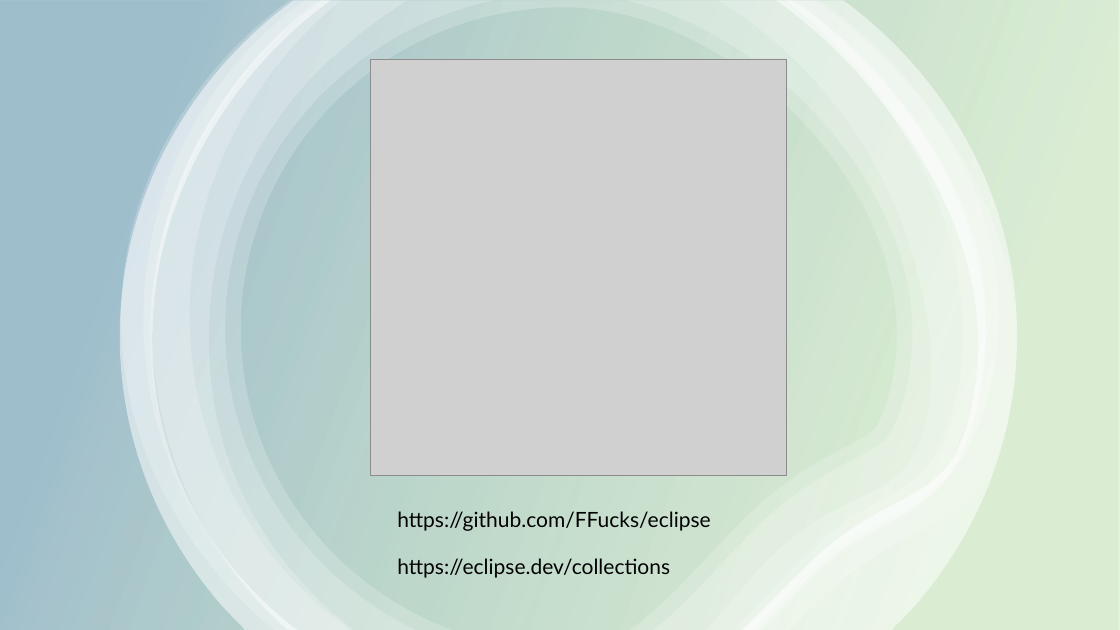
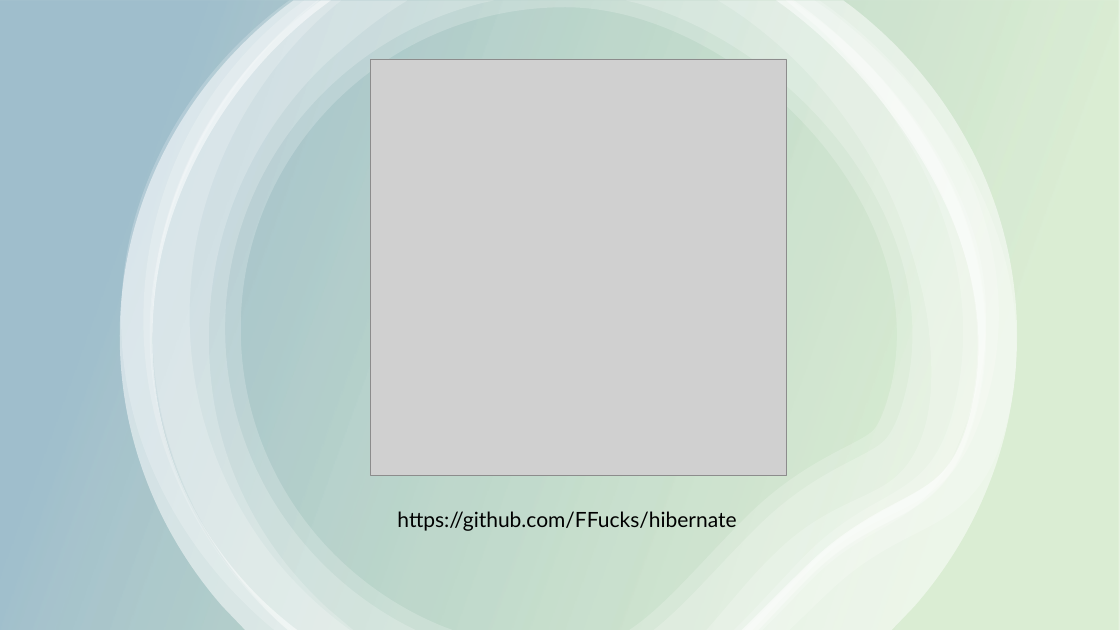
Before and after one commit to FFucks/hibernate, a slide deck: slide 16 of hibernate_presentation.pptx (slide 10 before the commit). Drawn at 1120x630 pixels with LibreOffice and Linux fonts; fonts in the diff are those of the drawing; grey boxes stand for pictures. Boxes give left, top, right and bottom in pixels: in the first picture for what was removed or moved away, otherwise in the second. Text is boxed around its words. In the diff, an @@ line names an element or a change of style, - is before the commit and + after.

Commit message:
updated pptx presentation

```diff
--- a/hibernate_presentation.pptx
+++ b/hibernate_presentation.pptx
@@ text at [397, 511, 736, 531]: text changed @@
-https://github.com/FFucks/eclipse
+https://github.com/FFucks/hibernate
@@ text removed at [397, 558, 670, 578] @@
-https://eclipse.dev/collections
```
Also in this commit, not shown: 2 other slides changed, 12 slides added, 6 slides removed, 12 other files.
